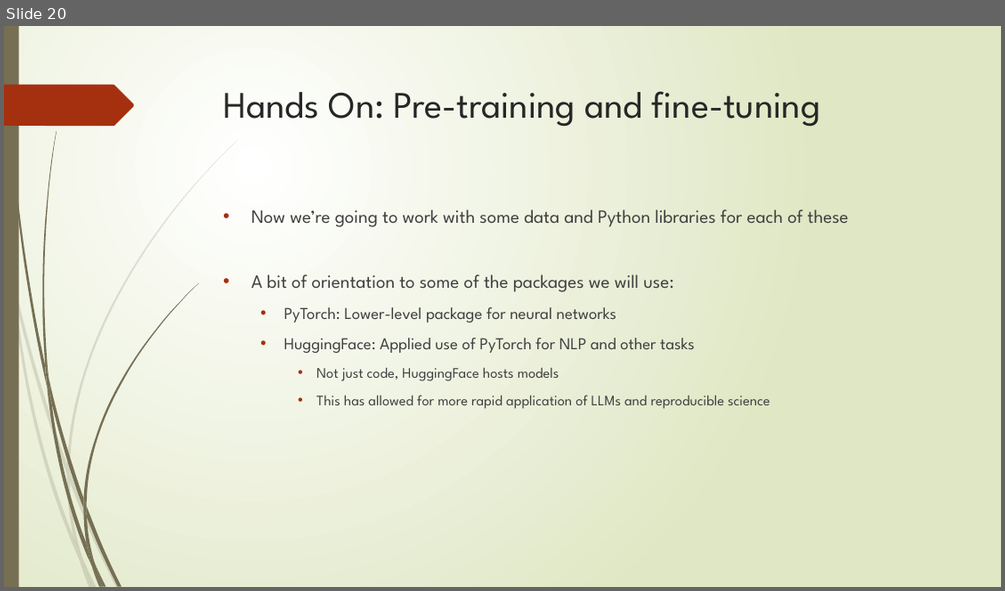
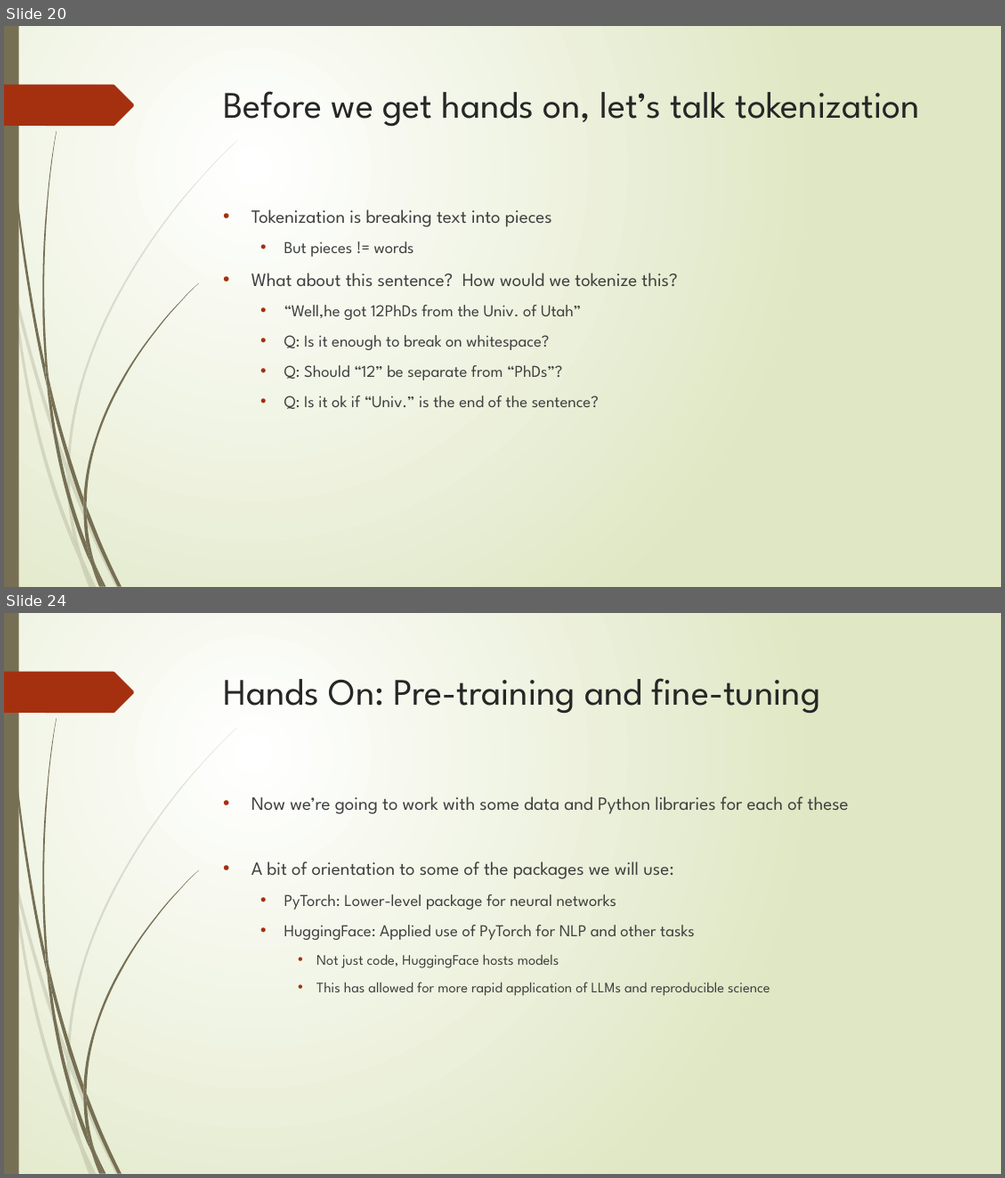
Before and after one commit to abchapman93/delphi-nlp-2024-dev, a slide deck: Slidedecks_ML/2024_Delphi_NLP_with_ML_Part_1.pptx. Shown one above the other, each under a label of ours: slide 20 before the commit, slides 20 and 24 after it; the slides between them are not shown. The pictures are 1005x591 and 1005x1178 pixels, drawn with LibreOffice and Linux fonts; fonts in the diff are those of the drawing. Boxes give left, top, right and bottom in pixels: in the first picture for what was removed or moved away, otherwise in the second. Text is boxed around its words. In the diff, an @@ line names an element or a change of style, - is before the commit and + after.

```diff
--- a/Slidedecks_ML/2024_Delphi_NLP_with_ML_Part_1.pptx
+++ b/Slidedecks_ML/2024_Delphi_NLP_with_ML_Part_1.pptx
@@ slide 20 added at <box>4,26,1001,587</box>, background gradient #FFFFFF to #DFE8C4; not listed: 24 template elements that a slide beside it also shows @@
@@ title added at <box>224,91,919,127</box>, 36 pt, text #262626 @@
+Before we get hands on, let’s talk tokenization
@@ text added at <box>251,209,677,409</box>, 16 pt, text #404040 @@
+• Tokenization is breaking text into pieces
+  • But pieces != words
+• What about this sentence? How would we tokenize this?
+  • “Well,he got 12PhDs from the Univ. of Utah”
+  • Q: Is it enough to break on whitespace?
+  • Q: Should “12” be separate from “PhDs”?
+  • Q: Is it ok if “Univ.” is the end of the sentence?
@@ what was slide 20 is now slide 24 @@
```
Also in this commit, not shown: 3 other slides added, 1 other file.
